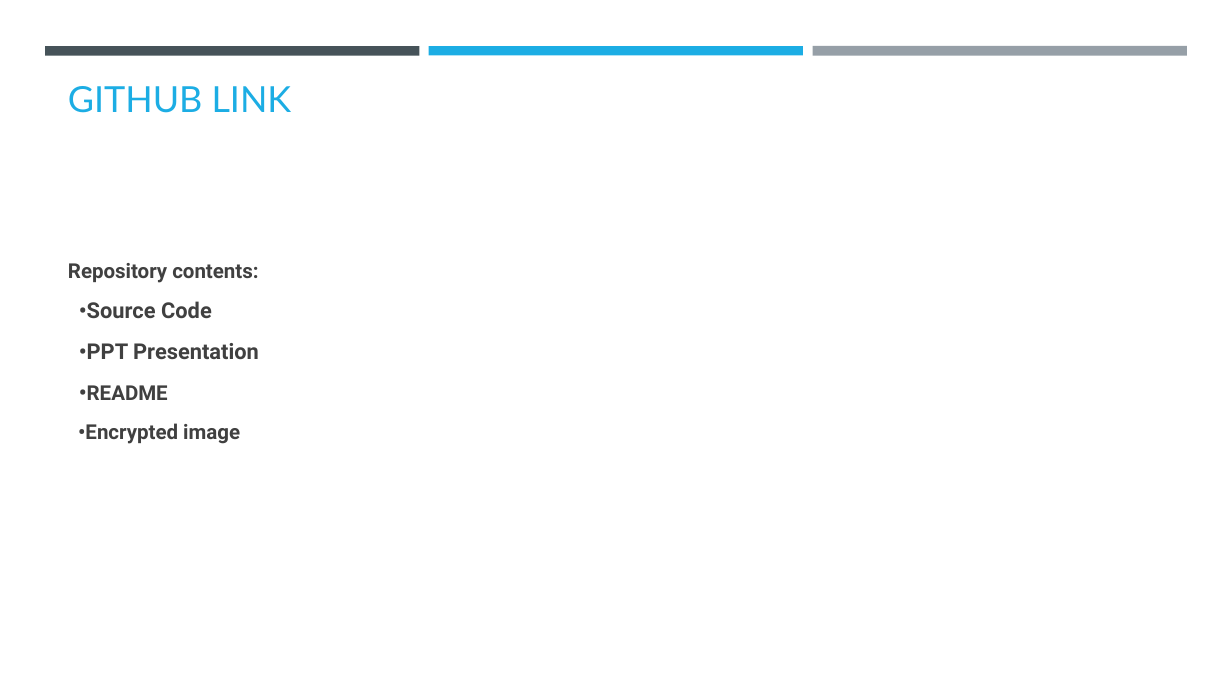
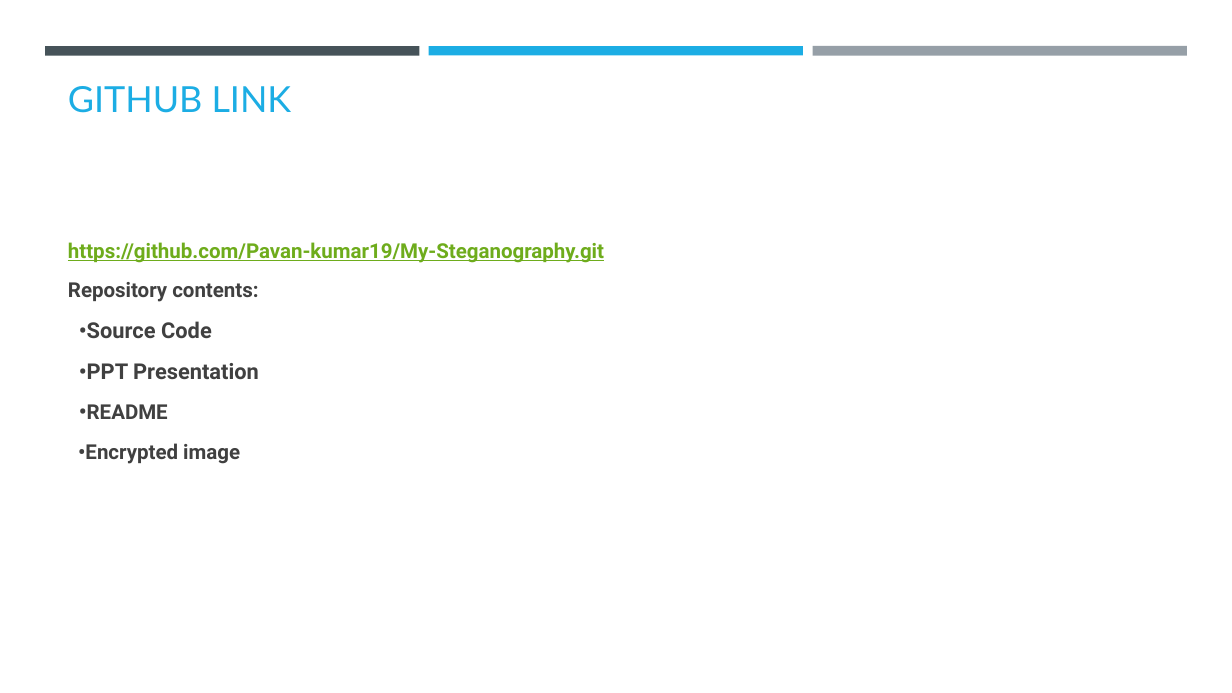
Before and after one commit to Pavan-kumar19/My-Steganography, a slide deck: slide 9 of AICTE PPT Template (1).pptx. Drawn at 1232x693 pixels with LibreOffice and Linux fonts; fonts in the diff are those of the drawing; background and template pictures are left out. Boxes give left, top, right and bottom in pixels: in the first picture for what was removed or moved away, otherwise in the second. Text is boxed around its words. In the diff, an @@ line names an element or a change of style, - is before the commit and + after.

```diff
--- a/AICTE PPT Template (1).pptx
+++ b/AICTE PPT Template (1).pptx
@@ text at [68,242,604,263]: paragraph added @@
+https://github.com/Pavan-kumar19/My-Steganography.git
```
Also in this commit, not shown: 2 other slides changed.
